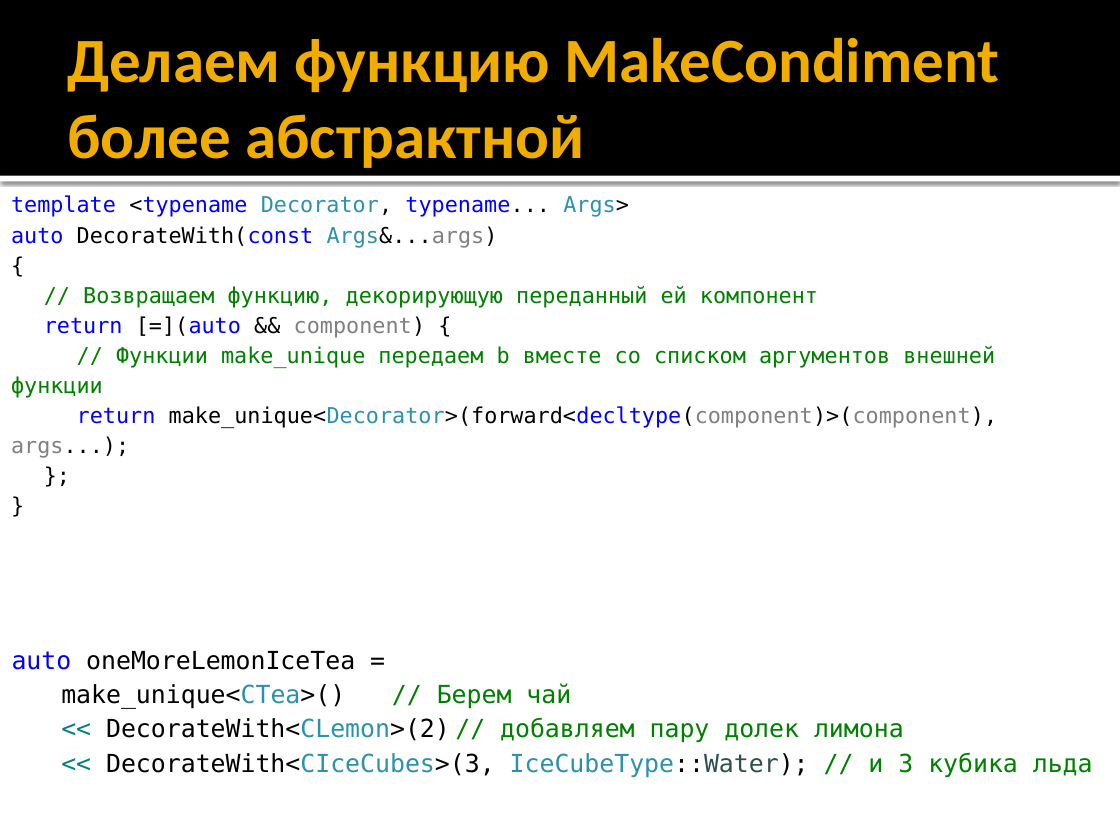
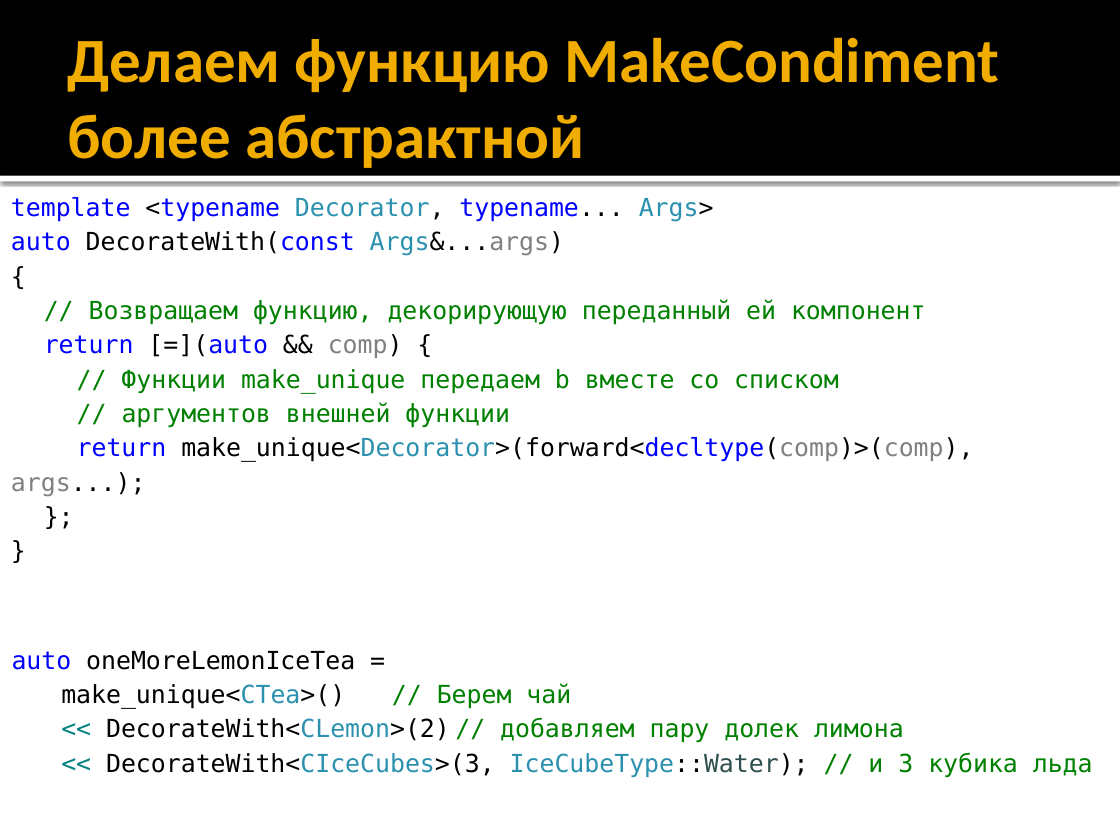
Before and after one commit to iv-sergius/ood, a slide deck: slide 25 of lectures/03.decorator/decorator.pptx. Drawn at 1120x840 pixels with LibreOffice and Linux fonts; fonts in the diff are those of the drawing. Boxes give left, top, right and bottom in pixels: in the first picture for what was removed or moved away, otherwise in the second. Text is boxed around its words. In the diff, an @@ line names an element or a change of style, - is before the commit and + after.

Commit message:
обновлена презентация паттерна decorator

```diff
--- a/lectures/03.decorator/decorator.pptx
+++ b/lectures/03.decorator/decorator.pptx
@@ text at [11,197,926,325]: size 14 to 16 pt in "template <typename Decorator, typename... Args>", "auto DecorateWith(const Args&...args)", "{", "// Возвращаем функцию, декорирующую переданный ей компонент" and 2 more places @@
@@ text at [11,334,973,497]: text changed; size 14 to 16 pt @@
-return [=](auto && component) {
-// Функции make_unique передаем b вместе со списком аргументов внешней функции
-return make_unique<Decorator>(forward<decltype(component)>(component), args...);
+return [=](auto && comp) {
+// Функции make_unique передаем b вместе со списком
+// аргументов внешней функции
+return make_unique<Decorator>(forward<decltype(comp)>(comp), args...);
```
